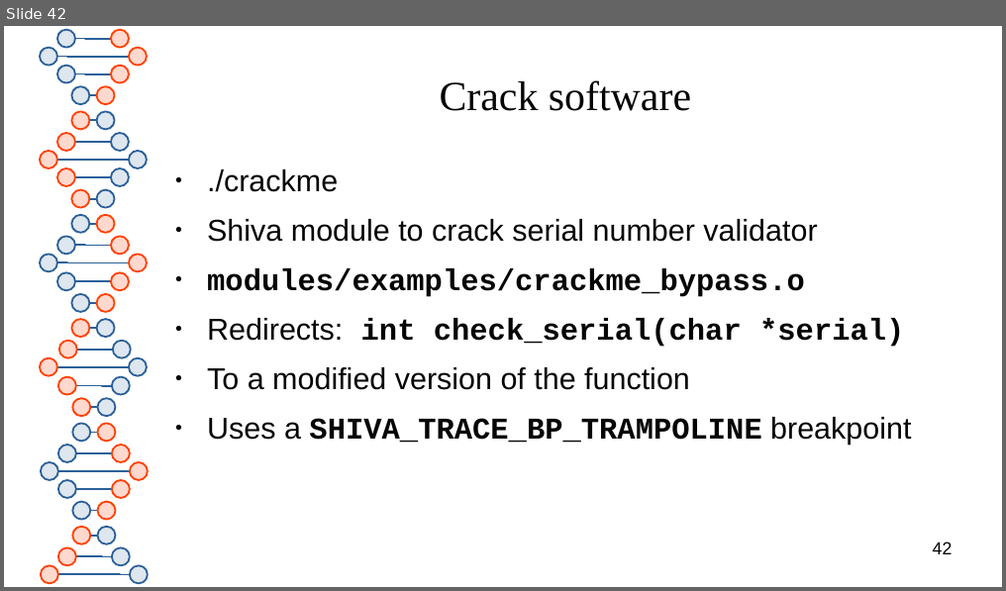
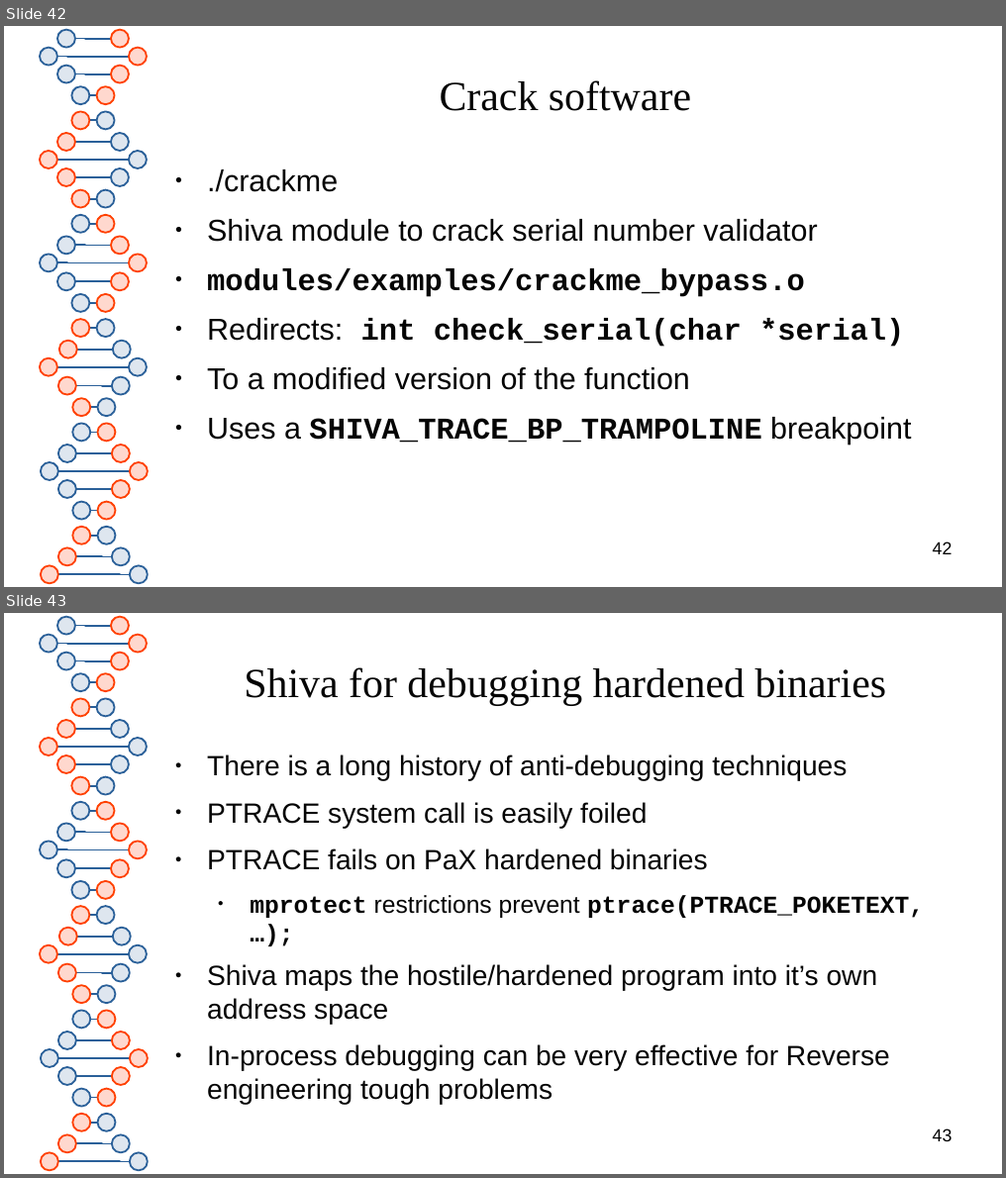
Before and after one commit to advanced-microcode-patching/shiva, a slide deck: presentation/shiva_runtime.odp. Shown one above the other, each under a label of ours: slide 42 before the commit, slides 42 and 43 after it. The pictures are 1006x591 and 1006x1178 pixels, drawn with LibreOffice and Linux fonts; fonts in the diff are those of the drawing. Boxes give left, top, right and bottom in pixels: in the first picture for what was removed or moved away, otherwise in the second. Text is boxed around its words. In the diff, an @@ line names an element or a change of style, - is before the commit and + after.

Commit message:
updated presentation

```diff
--- a/presentation/shiva_runtime.odp
+++ b/presentation/shiva_runtime.odp
@@ slide 43 added at [4,613,1002,1174], background #FFFFFF; not listed: 81 template elements that a slide beside it also shows @@
@@ title added at [244,667,886,705], 33 pt, text #050505 @@
+Shiva for debugging hardened binaries
@@ text added at [207,755,924,1070], 22.2 pt, text #050505 @@
+● There is a long history of anti-debugging techniques
+● PTRACE system call is easily foiled
+● PTRACE fails on PaX hardened binaries
+  ● mprotect restrictions prevent ptrace(PTRACE_POKETEXT, …);
+● Shiva maps the hostile/hardened program into it’s own address space
+● In-process debugging can be very effective for Reverse engineering tough problems
@@ page number added at [933,1129,952,1142], 14 pt, text #000000 @@
+43
```
Also in this commit, not shown: 1 slide changed, 1 other slide added, 1 other file.
